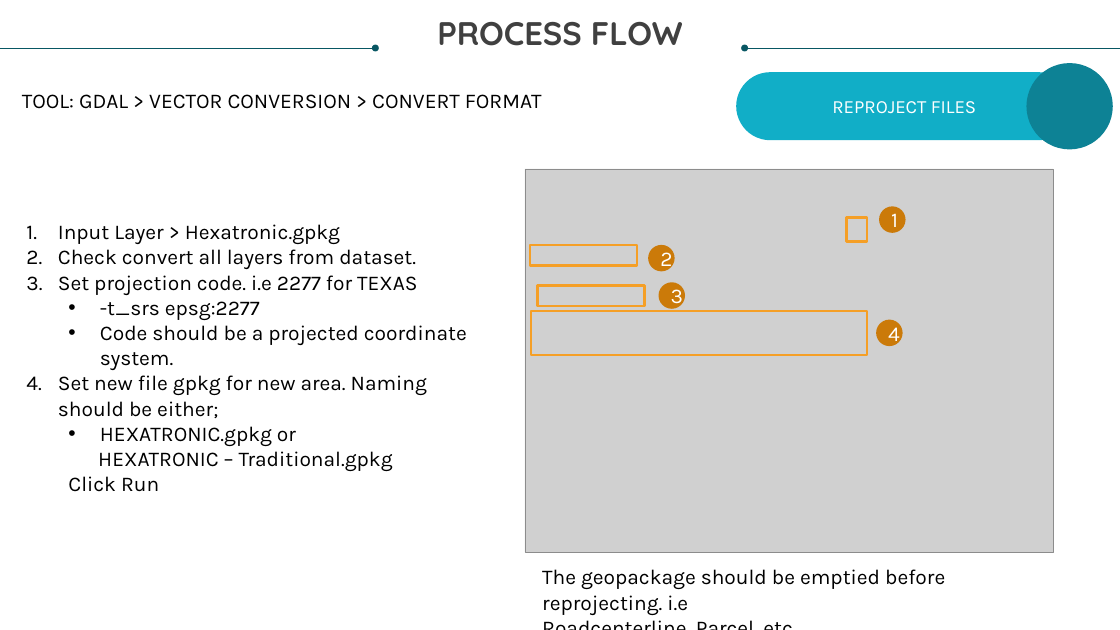
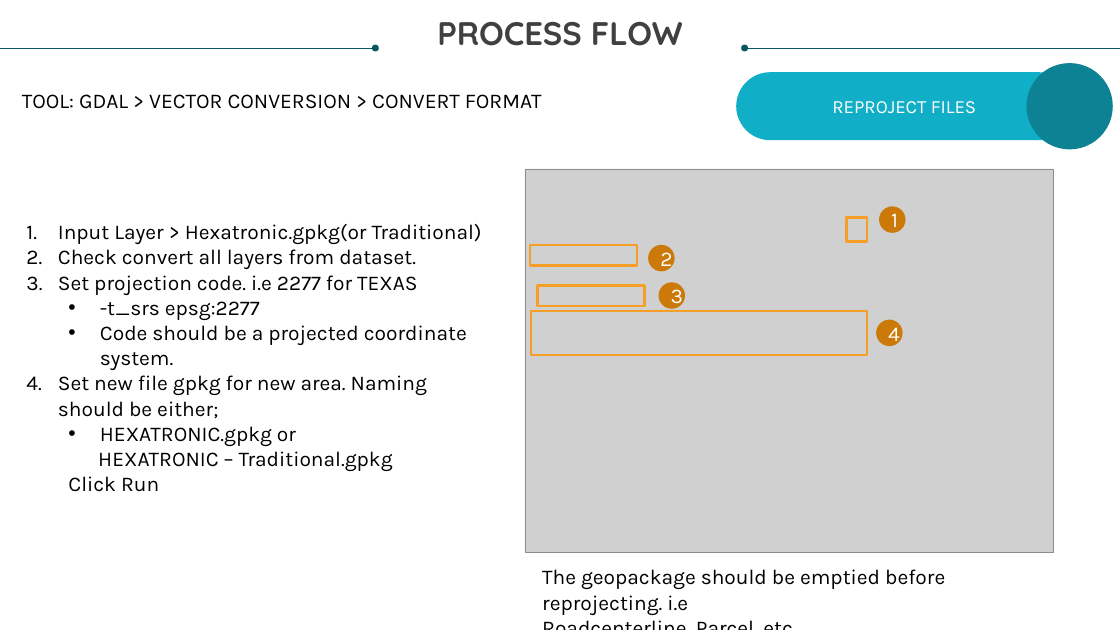
Before and after one commit to mikkocaguiat/Hexatronic, a slide deck: slide 4 of DUCT_LAYOUT/HEXATRONIC_QGIS_INITIAL_STEPS.pptx. Drawn at 1120x630 pixels with LibreOffice and Linux fonts; fonts in the diff are those of the drawing; grey boxes stand for pictures. Boxes give left, top, right and bottom in pixels: in the first picture for what was removed or moved away, otherwise in the second. Text is boxed around its words. In the diff, an @@ line names an element or a change of style, - is before the commit and + after.

```diff
--- a/DUCT_LAYOUT/HEXATRONIC_QGIS_INITIAL_STEPS.pptx
+++ b/DUCT_LAYOUT/HEXATRONIC_QGIS_INITIAL_STEPS.pptx
@@ text at [58,224,482,244]: text changed @@
-1. Input Layer > Hexatronic.gpkg
+1. Input Layer > Hexatronic.gpkg(or Traditional)
```
Also in this commit, not shown: 9 other files.
